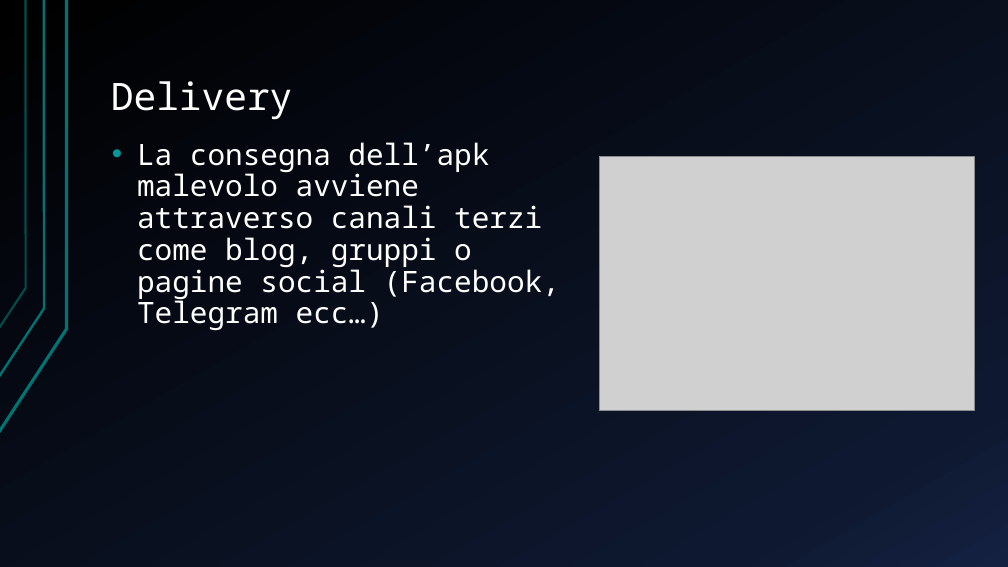
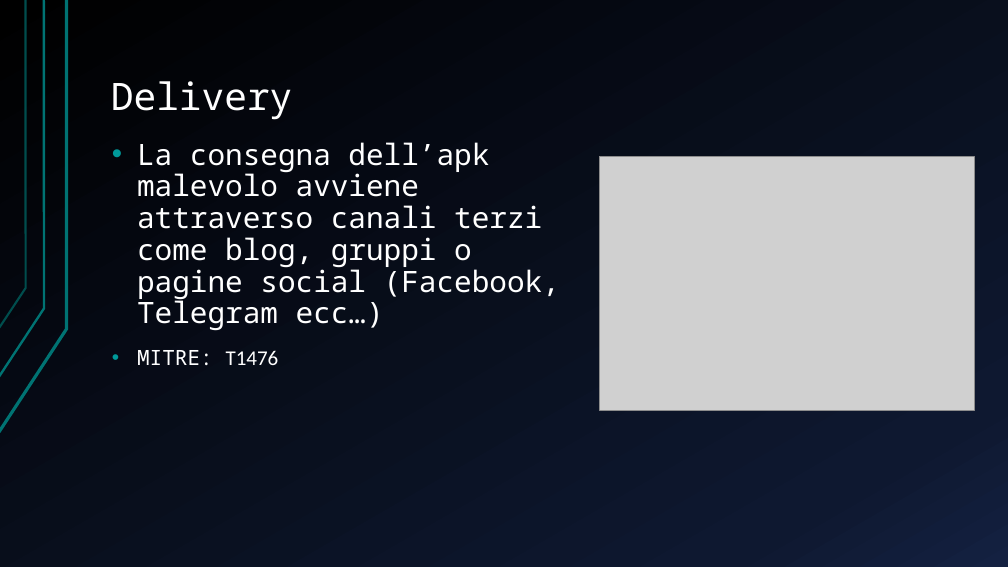
Before and after one commit to espositoandrea/APKBackdoor, a slide deck: slide 9 of Presentazione.pptx. Drawn at 1008x567 pixels with LibreOffice and Linux fonts; fonts in the diff are those of the drawing; grey boxes stand for pictures. Boxes give left, top, right and bottom in pixels: in the first picture for what was removed or moved away, otherwise in the second. Text is boxed around its words. In the diff, an @@ line names an element or a change of style, - is before the commit and + after.

```diff
--- a/Presentazione.pptx
+++ b/Presentazione.pptx
@@ text at [137,350,279,365]: paragraph added @@
+• MITRE: T1476
```
Also in this commit, not shown: 7 other slides changed, 3 other files.
